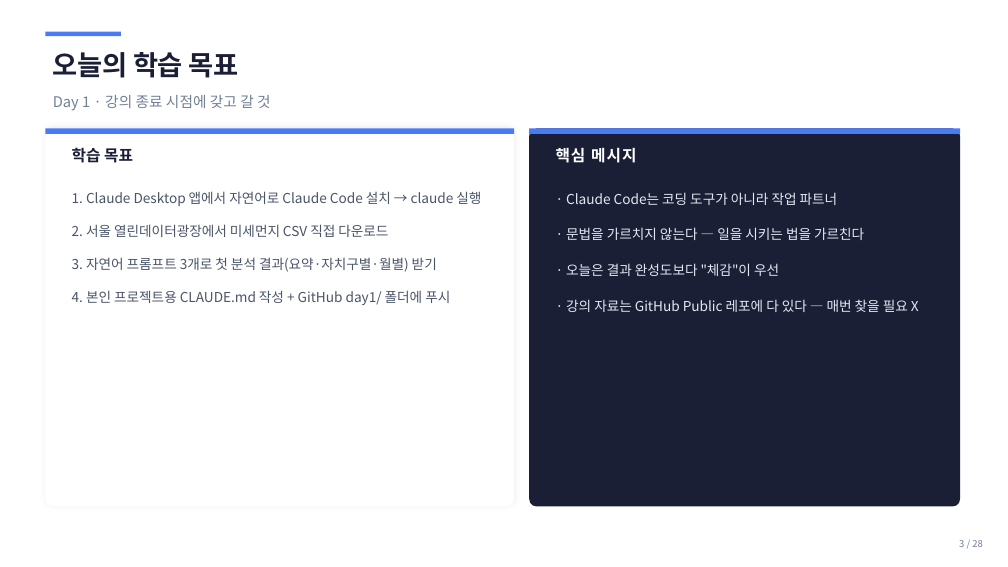
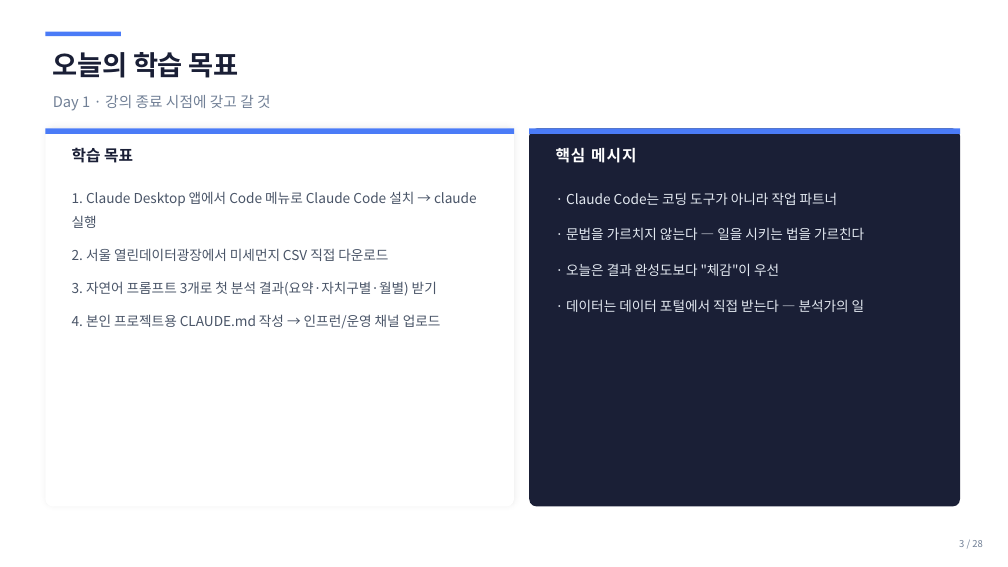
Before and after one commit to sujinpark-datapopcorn/inflearn_ccd_challenge, a slide deck: slide 3 of ppt/b2g_day1_setup.pptx. Drawn at 1008x567 pixels with LibreOffice and Linux fonts; fonts in the diff are those of the drawing. Boxes give left, top, right and bottom in pixels: in the first picture for what was removed or moved away, otherwise in the second. Text is boxed around its words. In the diff, an @@ line names an element or a change of style, - is before the commit and + after.

```diff
--- a/ppt/b2g_day1_setup.pptx
+++ b/ppt/b2g_day1_setup.pptx
@@ text at (x1=72, y1=191, x2=477, y2=228): text changed @@
-1. Claude Desktop 앱에서 자연어로 Claude Code 설치 → claude 실행
+1. Claude Desktop 앱에서 Code 메뉴로 Claude Code 설치 → claude 실행
@@ text at (x1=566, y1=299, x2=865, y2=312): text changed @@
-· 강의 자료는 GitHub Public 레포에 다 있다 — 매번 찾을 필요 X
+· 데이터는 데이터 포털에서 직접 받는다 — 분석가의 일
@@ text at (x1=72, y1=314, x2=441, y2=329): text changed @@
-4. 본인 프로젝트용 CLAUDE.md 작성 + GitHub day1/ 폴더에 푸시
+4. 본인 프로젝트용 CLAUDE.md 작성 → 인프런/운영 채널 업로드
```
Also in this commit, not shown: 13 other slides changed, 2 slides added, 2 slides removed, 8 other files.
